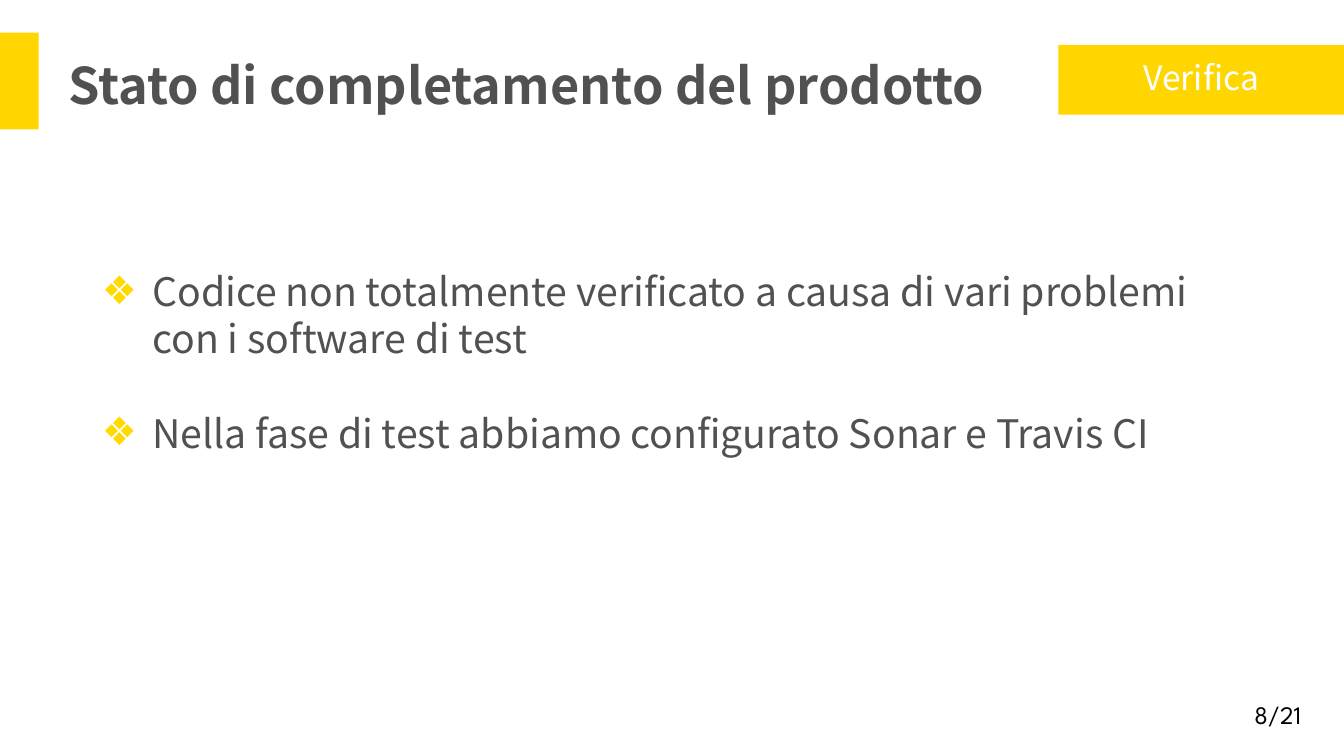
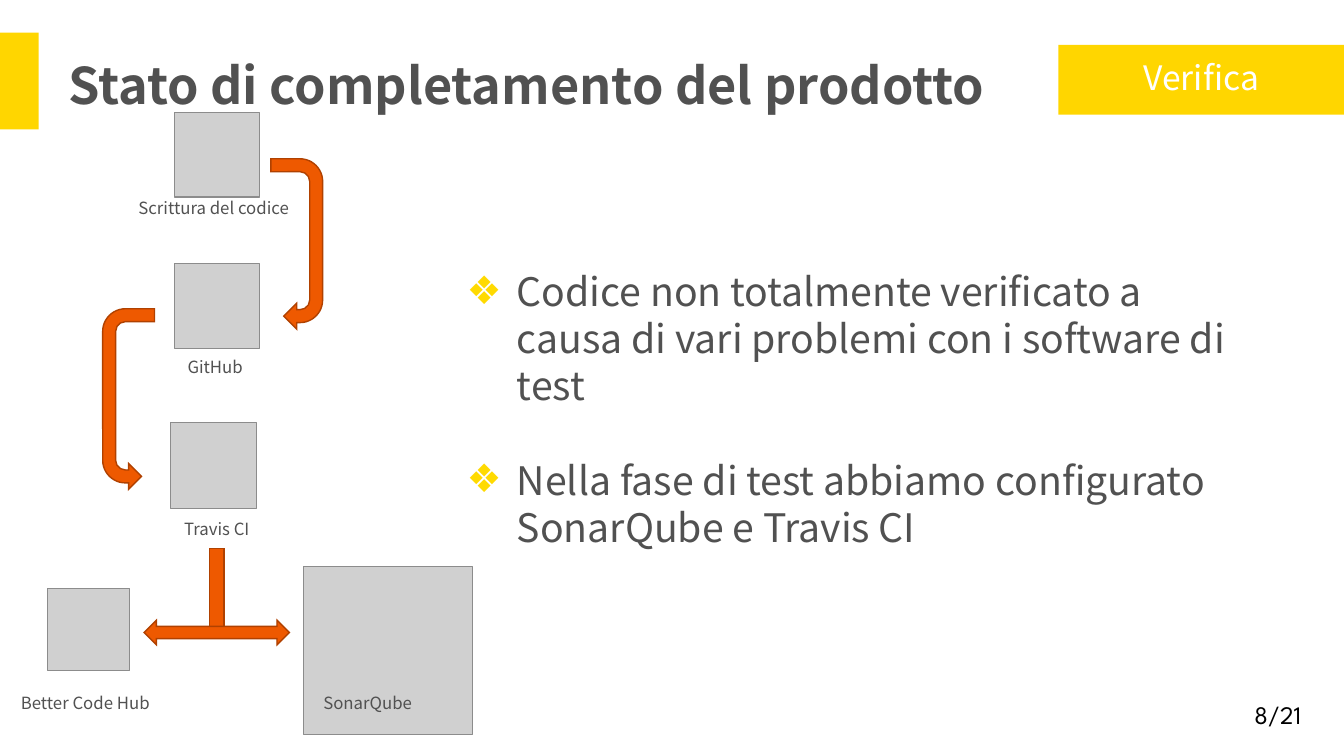
Before and after one commit to Italiaracerx/progettoSWE, a slide deck: slide 8 of Presentazioni/Presentazioni PQ/Presentazione RQ.pptx. Drawn at 1344x756 pixels with LibreOffice and Linux fonts; fonts in the diff are those of the drawing; grey boxes stand for pictures. Boxes give left, top, right and bottom in pixels: in the first picture for what was removed or moved away, otherwise in the second. Text is boxed around its words. In the diff, an @@ line names an element or a change of style, - is before the commit and + after.

Commit message:
Aggiunto grafico Slide n8

```diff
--- a/Presentazioni/Presentazioni PQ/Presentazione RQ.pptx
+++ b/Presentazioni/Presentazioni PQ/Presentazione RQ.pptx
@@ picture added at [174,112,259,197] @@
@@ uturn arrow added at [271,158,323,329], fill #EE5900, outline #B04200 1 pt @@
@@ text added at [138,197,289,214], 12 pt, text #515151 @@
+Scrittura del codice
@@ picture added at [174,263,259,348] @@
@@ text "Codice non totalmente verificato a ...": place and size @@
-text "Codice non totalmente verificato a ..." at [152,274,1188,458]
+text "Codice non totalmente verificato a ..." at [517,274,1225,549]
@@ uturn arrow added at [103,309,154,489], fill #EE5900, outline #B04200 1 pt @@
@@ text added at [188,359,243,373], 12 pt, text #515151 @@
+GitHub
@@ picture added at [170,422,257,508] @@
@@ text at [517,463,1204,549]: text changed @@
-❖ Nella fase di test abbiamo configurato Sonar e Travis CI
+❖ Nella fase di test abbiamo configurato SonarQube e Travis CI
@@ text added at [184,522,250,535], 12 pt, text #515151 @@
+Travis CI
@@ rectangle added at [210,548,225,630], fill #EE5900, outline #B04200 1 pt @@
@@ picture added at [303,567,472,735] @@
@@ picture added at [47,589,129,670] @@
@@ left right arrow added at [144,620,289,644], fill #EE5900, outline #B04200 1 pt @@
@@ text added at [21,695,150,709], 12 pt, text #515151 @@
+Better Code Hub
@@ text added at [323,695,412,712], 12 pt, text #515151 @@
+SonarQube
```
